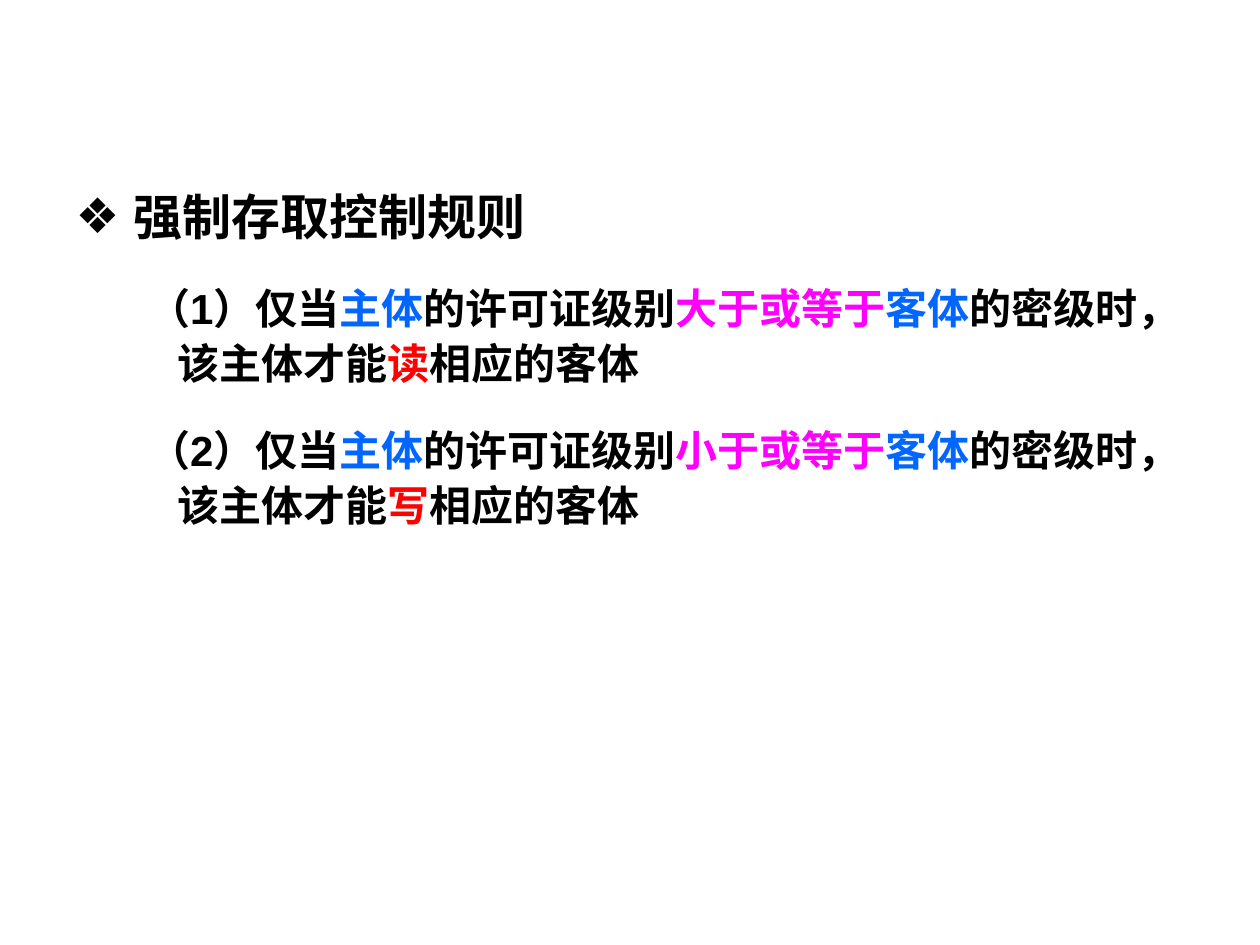
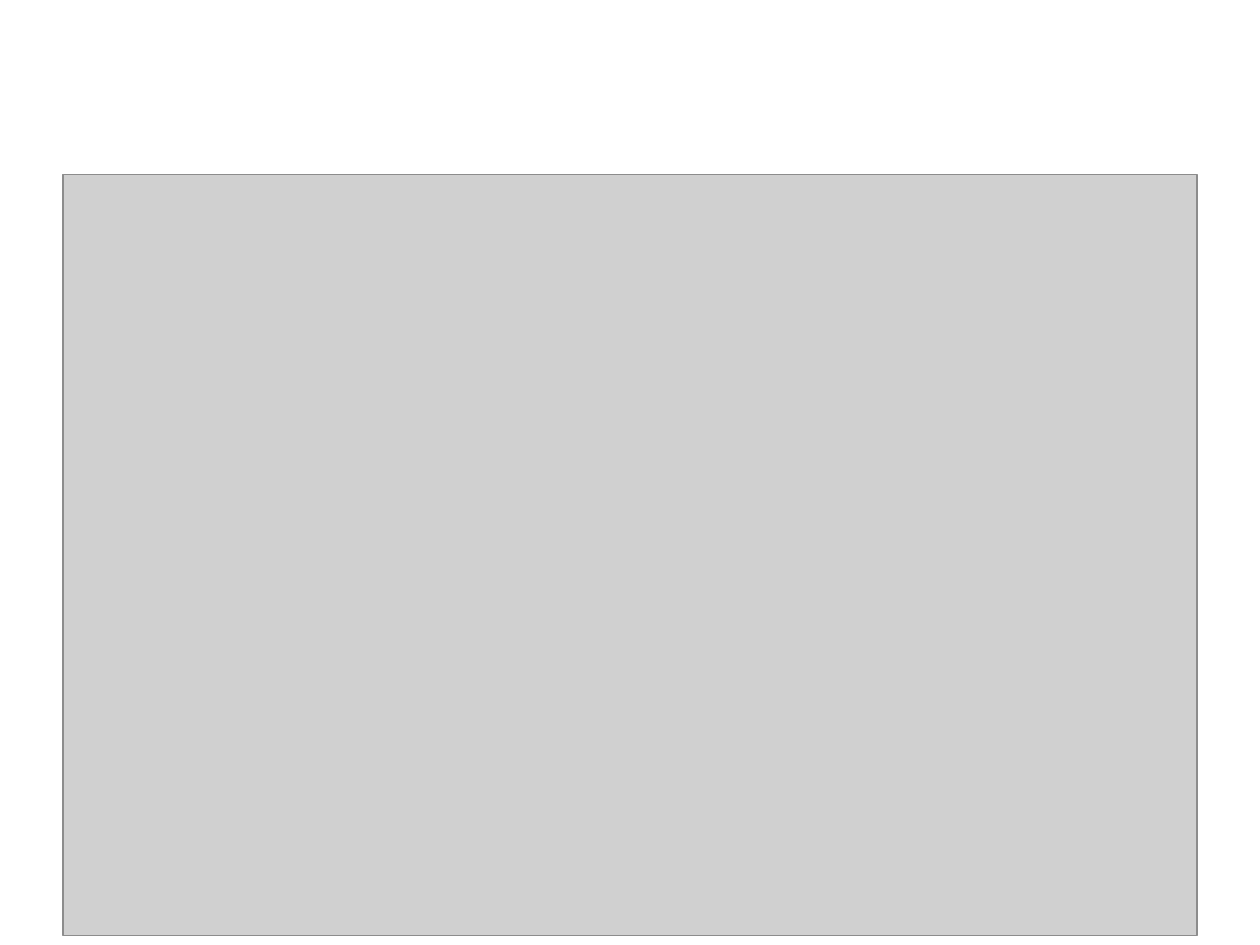
Before and after one commit to HBU/DataBase, a slide deck: slide 52 of PPT/DB第04章.ppt (slide 55 before the commit). Drawn at 1260x945 pixels with LibreOffice and Linux fonts; fonts in the diff are those of the drawing; grey boxes stand for pictures; background and template pictures are left out. Boxes give left, top, right and bottom in pixels: in the first picture for what was removed or moved away, otherwise in the second. Text is boxed around its words. In the diff, an @@ line names an element or a change of style, - is before the commit and + after.

```diff
--- a/PPT/DB第04章.ppt
+++ b/PPT/DB第04章.ppt
@@ picture added at (63, 175, 1197, 936) @@
@@ text removed at (134, 193, 1179, 525) @@
-❖ 强制存取控制规则
-  （1）仅当主体的许可证级别大于或等于客体的密级时，该主体才能读相应的客体
-  （2）仅当主体的许可证级别小于或等于客体的密级时，该主体才能写相应的客体
```
Also in this commit, not shown: 5 other slides changed, 3 slides removed.
